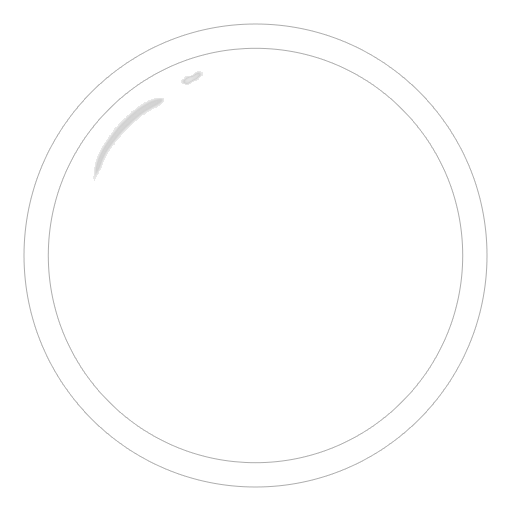
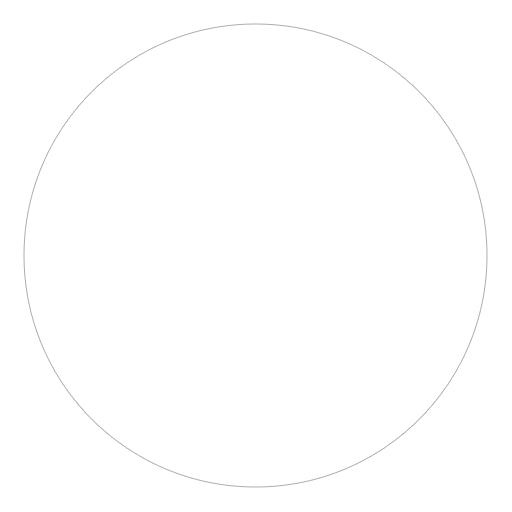
Before/after of a w=512, h=512 layered artwork. What changed in the layer stack:
painted on "Ellipse 1" over [47, 47, 464, 464]
hid "Layer 2" over [47, 47, 464, 464]
